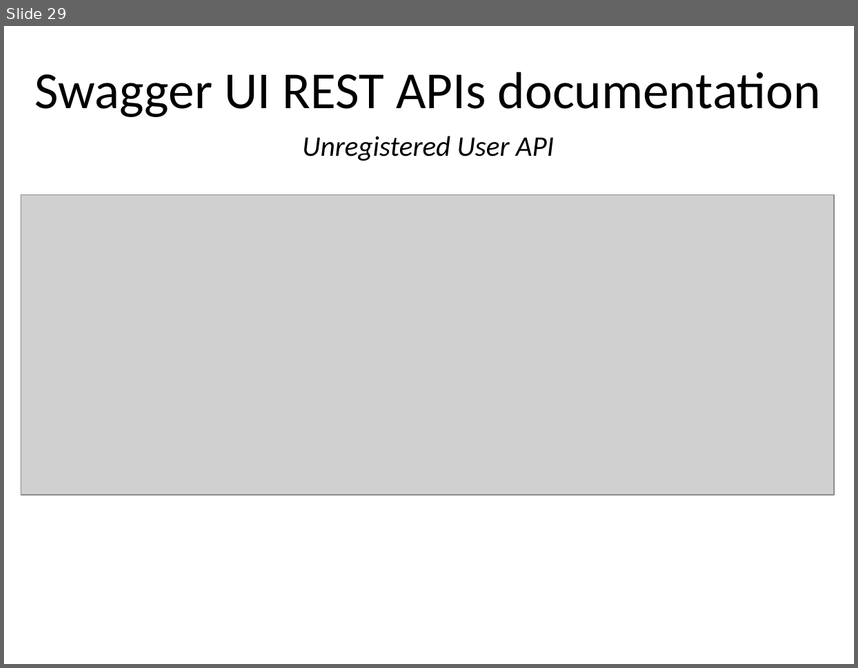
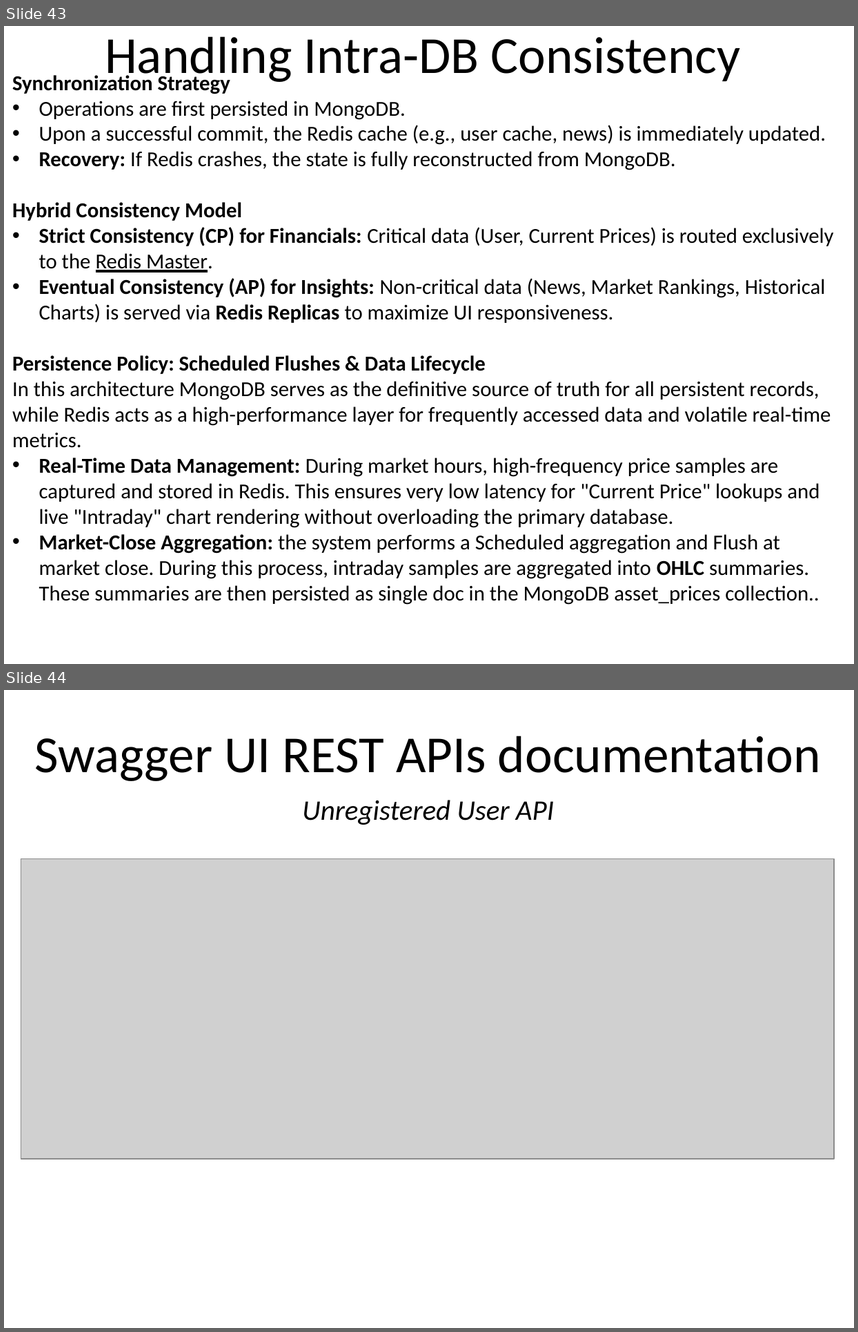
Before and after one commit to Arzazrel/Project_LSMSDB_25, a slide deck: documentation/Project_Presentation_MyFuture_Diana.pptx. Shown one above the other, each under a label of ours: slide 29 before the commit, slides 43 and 44 after it. The pictures are 858x668 and 858x1332 pixels, drawn with LibreOffice and Linux fonts; fonts in the diff are those of the drawing; grey boxes stand for pictures; background and template pictures are left out. Boxes give left, top, right and bottom in pixels: in the first picture for what was removed or moved away, otherwise in the second. Text is boxed around its words. In the diff, an @@ line names an element or a change of style, - is before the commit and + after.

```diff
--- a/documentation/Project_Presentation_MyFuture_Diana.pptx
+++ b/documentation/Project_Presentation_MyFuture_Diana.pptx
@@ slide 43 added at (4,26,854,664), background #FFFFFF @@
@@ title added at (105,36,741,85), 44 pt, text #000000 @@
+Handling Intra-DB Consistency
@@ text added at (12,72,834,604), 18 pt, text #000000 @@
+Synchronization Strategy
+• Operations are first persisted in MongoDB.
+• Upon a successful commit, the Redis cache (e.g., user cache, news) is immediately updated.
+• Recovery: If Redis crashes, the state is fully reconstructed from MongoDB.
+Hybrid Consistency Model
+• Strict Consistency (CP) for Financials: Critical data (User, Current Prices) is routed exclusively to the Redis Master.
+• Eventual Consistency (AP) for Insights: Non-critical data (News, Market Rankings, Historical Charts) is served via Redis Replicas to maximize UI responsiveness.
+Persistence Policy: Scheduled Flushes & Data Lifecycle
+In this architecture MongoDB serves as the definitive source of truth for all persistent records, while Redis acts as a high-performance layer for frequently accessed data and volatile real-time metrics.
+• Real-Time Data Management: During market hours, high-frequency price samples are captured and stored in Redis. This ensures very low latency for "Current Price" lookups and live "Intraday" chart rendering without overloading the primary database.
+• Market-Close Aggregation: the system performs a Scheduled aggregation and Flush at market close. During this process, intraday samples are aggregated into OHLC summaries. These summaries are then persisted as single doc in the MongoDB asset_prices collection..
@@ what was slide 29 is now slide 44 @@
```
Also in this commit, not shown: 7 slides changed, 36 other slides added, 19 slides removed, 2 other files.
